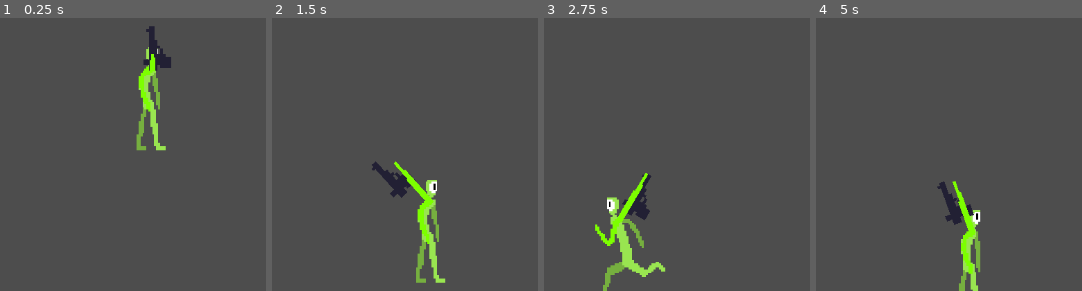
Above: before the commit, frames 1-4 (left to right).
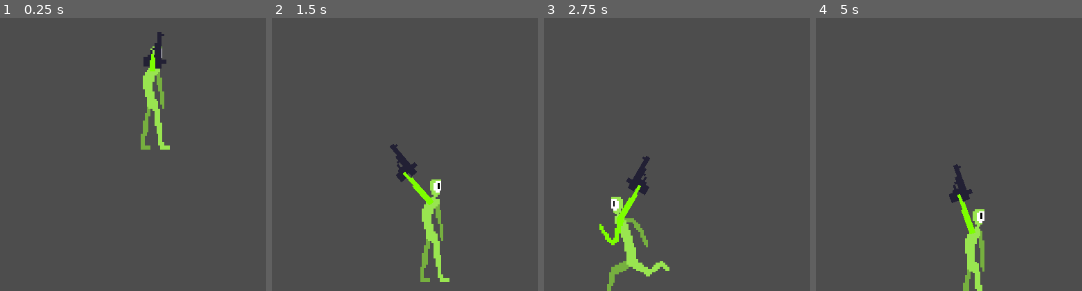
Above: after the commit, the same moments.

Repository: xelaxefensor/Maturitni-prace-Vyvoj-v-hernim-enginu
Game: Godot game, scene res://assets/player/player.tscn
Two runs of this game, one before a commit and one after it. Both use one fixed random seed, a clock stepped at 60 frames per second and the inputs below. This scene is started directly instead of the project's main scene. The engine's default icon, where the game draws it, is replaced by a stand-in: a white triangle on a blue panel in a dark square.
Inputs (mouse positions are in pixels of both pictures, inside the frame that each line leads up to):
- Up to frame 1 (0.25 s): no input
- Up to frame 2 (1.5 s): move the mouse to (outside the picture) at 0.52 s; hold Right (player_right) 0.53-1.25 s; hold Right mouse button (camera_focus) 0.53-1.25 s; click (outside the picture) at 0.67 s; tap W (player_jump) at 0.77 s; drag from (outside the picture) to (383, 157) at 1.27 s
- Up to frame 3 (2.75 s): move the mouse to (outside the picture) at 2.02 s; hold Left (player_left) from 2.03 s (still down); hold Shift (player_run) from 2.03 s (still down)
- Up to frame 4 (5 s): release Left (player_left) at 2.75 s; release Shift (player_run) at 2.75 s; drag from (927, 157) to (outside the picture) at 2.77 s; move the mouse to (outside the picture) at 3.52 s; hold Right (player_right) 3.53-4.25 s; hold Right mouse button (camera_focus) 3.53-4.25 s; tap W (player_jump) at 3.77 s; tap R (reload) at 4.15 s; tap Enter at 4.25 s; drag from (outside the picture) to (outside the picture) at 4.27 s

The runs differ from the first frame. In frame 1, 2.6% of the frame differs, in the area x 51-65%, y 2-49%; in frame 2, 3.4%, in the area x 37-67%, y 46-98%; in frame 3, 3.4%; in frame 4, 2.9%.
Error in both runs: Invalid access to property or key 'connect_client' on a base object of type 'null instance'. (res://scripts/multiplayer_manager.gd:32)

Commit message:
bullets, pistol

Diff:
--- a/slizaci/assets/pistol/bullet/bullet.tscn
+++ b/slizaci/assets/pistol/bullet/bullet.tscn
@@ -9,10 +9,10 @@
 
 [sub_resource type="SceneReplicationConfig" id="SceneReplicationConfig_g18qm"]
 properties/0/path = NodePath(".:replicated_position")
-properties/0/spawn = false
+properties/0/spawn = true
 properties/0/replication_mode = 1
 properties/1/path = NodePath(".:replicated_rotation")
-properties/1/spawn = false
+properties/1/spawn = true
 properties/1/replication_mode = 1
 properties/2/path = NodePath(".:replicated_linear_velocity")
 properties/2/spawn = true
--- a/slizaci/assets/pistol/bullet/projectile.gd
+++ b/slizaci/assets/pistol/bullet/projectile.gd
@@ -3,7 +3,6 @@
 @export var dmg = 10
 @export var start_force:float
 @export var time_to_live = 5.0
-
 
 # these are configured as "Watch" in the MultiplayerSynchronizer
 @export var replicated_position : Vector2
@@ -11,9 +10,12 @@
 @export var replicated_linear_velocity : Vector2
 @export var replicated_angular_velocity : float
 
+
 # Called when the node enters the scene tree for the first time.
 func _ready():
-	position = Vector2(999999999, 999999999999)
+	if not multiplayer.is_server():
+		position = Vector2(9999,9999999)
+
 	apply_central_impulse(Vector2(cos(rotation),sin(rotation))*start_force)
 
 	if multiplayer.is_server():
@@ -31,16 +33,17 @@
   # These shadow copies get synchronized by the MultiplyaerSynchronizer
   # The client copies the synchronized shadow values into the
   # actual physics properties inside integrate_forces
-	if multiplayer.is_server():
-		replicated_position = position
-		replicated_rotation = rotation
-		replicated_linear_velocity = linear_velocity
-		replicated_angular_velocity = angular_velocity
-	else:
-		position = replicated_position
-		rotation = replicated_rotation
-		linear_velocity = replicated_linear_velocity
-		angular_velocity = replicated_angular_velocity
+	if multiplayer.has_multiplayer_peer():
+		if multiplayer.is_server():
+			replicated_position = position
+			replicated_rotation = rotation
+			replicated_linear_velocity = linear_velocity
+			replicated_angular_velocity = angular_velocity
+		else:
+			position = replicated_position
+			rotation = replicated_rotation
+			linear_velocity = replicated_linear_velocity
+			angular_velocity = replicated_angular_velocity
 
 
 func innitialize(position, start_force, rotation, player_id, team_id):
@@ -48,5 +51,8 @@
 	self.start_force = start_force
 	self.rotation = rotation
 
+	replicated_position = position
+	replicated_rotation = rotation
+
 	add_to_group("player_id_"+str(player_id))
 	add_to_group("team_"+str(team_id))
--- a/slizaci/assets/pistol/pistol.tscn
+++ b/slizaci/assets/pistol/pistol.tscn
@@ -1,23 +1,27 @@
-[gd_scene load_steps=3 format=3 uid="uid://bimpwb3wm0kwk"]
+[gd_scene load_steps=4 format=3 uid="uid://bimpwb3wm0kwk"]
 
 [ext_resource type="Script" path="res://assets/pistol/weapon.gd" id="1_hqvrq"]
 [ext_resource type="Texture2D" uid="uid://c7ylws4bri2hk" path="res://assets/pistol/pistol.png" id="1_kjboc"]
+[ext_resource type="Script" path="res://addons/smoothing/smoothing_2d.gd" id="2_qld00"]
 
 [node name="Pistol" type="Node2D" node_paths=PackedStringArray("sprite", "projectile_spawn", "reload_timer")]
 script = ExtResource("1_hqvrq")
-sprite = NodePath("Sprite2D")
+sprite = NodePath("Smoothing2D/Sprite2D")
 projectile_spawn = NodePath("ProjectileSpawn")
 reload_timer = NodePath("ReloadTimer")
 projectile = "\"res://assets/pistol/bullet.tscn\""
 
 [node name="ProjectileSpawn" type="Marker2D" parent="."]
-position = Vector2(53, 0)
-
-[node name="Sprite2D" type="Sprite2D" parent="."]
-position = Vector2(19, -1)
-scale = Vector2(4, 4)
-texture = ExtResource("1_kjboc")
+position = Vector2(42, -10)
 
 [node name="ReloadTimer" type="Timer" parent="."]
 
+[node name="Smoothing2D" type="Node2D" parent="."]
+script = ExtResource("2_qld00")
+
+[node name="Sprite2D" type="Sprite2D" parent="Smoothing2D"]
+position = Vector2(15, -10)
+scale = Vector2(3.34375, 3.34375)
+texture = ExtResource("1_kjboc")
+
 [connection signal="ammo_changed" from="." to="." method="_on_ammo_changed"]
--- a/slizaci/assets/pistol/weapon.gd
+++ b/slizaci/assets/pistol/weapon.gd
@@ -1,6 +1,7 @@
 extends Node2D
 
 @export var player_input:MultiplayerSynchronizer
+@export var player:CharacterBody2D
 
 @export var sprite: Sprite2D
 @export var projectile_spawn: Node2D
@@ -30,6 +31,8 @@
 	player_input.fire_just_pressed.connect(fire)
 	player_input.reload_just_pressed.connect(reload)
 
+	player = get_parent().get_parent()
+
 # Called every frame. 'delta' is the elapsed time since the previous frame.
 func _process(delta):
 	pass
@@ -52,7 +55,7 @@
 		return
 
 	var bullet = preload("res://assets/pistol/bullet/bullet.tscn").instantiate()
-	bullet.innitialize($ProjectileSpawn.global_position, bullet_start_force, rotation, 1, 1)
+	bullet.innitialize($ProjectileSpawn.global_position, bullet_start_force, rotation, player.player_id, $/root/Main/Game.players[player.player_id]["team"])
 	get_node("/root/Main/Game/Projectiles").add_child(bullet, true)
 
 
--- a/slizaci/assets/player/arm/player_arm.gd
+++ b/slizaci/assets/player/arm/player_arm.gd
@@ -19,6 +19,11 @@
 		item_in_hand.global_position = arm_end.global_position
 		item_in_hand.rotation = $"../../InputSynchronizer".mouse_from_centre.angle()
 
+		if item_in_hand.rotation > PI/2 or item_in_hand.rotation < -PI/2:
+			item_in_hand.scale.y = -1
+		else:
+			item_in_hand.scale.y = 1
+
 	%ArmGraphics.set_point_position(0,arm_base.position)
 	%ArmGraphics.set_point_position(1,arm_end.position)
 
--- a/slizaci/assets/player/player.gd
+++ b/slizaci/assets/player/player.gd
@@ -47,7 +47,8 @@
 
 	#set_physics_process(multiplayer.is_server())
 
-	add_to_group("team_"+str($/root/Main/Game.players[player_id]["team"]))
+	if multiplayer.is_server():
+		add_to_group("team_"+str($/root/Main/Game.players[player_id]["team"]))
 
 
 
--- a/slizaci/assets/player/player.tscn
+++ b/slizaci/assets/player/player.tscn
@@ -78,7 +78,7 @@
 
 [node name="Arm" parent="PlayerMouseCentre" node_paths=PackedStringArray("item_in_hand") instance=ExtResource("5_1as08")]
 item_in_hand = NodePath("../../Weapons/Pistol")
-arm_lenght = 80.0
+arm_lenght = 60.0
 
 [node name="Smoothing2D" type="Node2D" parent="."]
 script = ExtResource("5_3vk16")
@@ -86,7 +86,7 @@
 
 [node name="AnimatedSprite2D" type="AnimatedSprite2D" parent="Smoothing2D"]
 unique_name_in_owner = true
-position = Vector2(3, -3)
+position = Vector2(9, -4)
 scale = Vector2(2.802, 2.802)
 sprite_frames = ExtResource("4_vnf4d")
 animation = &"idle"
--- a/slizaci/assets/player/sprites/player_anim.tres
+++ b/slizaci/assets/player/sprites/player_anim.tres
@@ -1,11 +1,11 @@
 [gd_resource type="SpriteFrames" load_steps=11 format=3 uid="uid://cy73tmndqsq8p"]
 
-[ext_resource type="Texture2D" uid="uid://hlq4unl4k75g" path="res://assets/player/sprites/idle/slizak_01_0001.png" id="1_fj1lb"]
-[ext_resource type="Texture2D" uid="uid://d3txhmxchxy5c" path="res://assets/player/sprites/idle/slizak_01_0002.png" id="2_fdt76"]
-[ext_resource type="Texture2D" uid="uid://bc4eq5vm53lny" path="res://assets/player/sprites/idle/slizak_01_0003.png" id="3_y5fkl"]
-[ext_resource type="Texture2D" uid="uid://ch67dfyayycml" path="res://assets/player/sprites/idle/slizak_01_0004.png" id="4_n0t8h"]
-[ext_resource type="Texture2D" uid="uid://c7dfk2rksgfsi" path="res://assets/player/sprites/idle/slizak_01_0005.png" id="5_mi62v"]
-[ext_resource type="Texture2D" uid="uid://ckguryrfvwcbu" path="res://assets/player/sprites/idle/slizak_01_0006.png" id="6_l2u2s"]
+[ext_resource type="Texture2D" uid="uid://dsd1bl3gl8io7" path="res://assets/player/sprites/idle/slizak_01_idle_0001.png" id="1_1ys87"]
+[ext_resource type="Texture2D" uid="uid://h8n7a00a1pif" path="res://assets/player/sprites/idle/slizak_01_idle_0002.png" id="2_xko1t"]
+[ext_resource type="Texture2D" uid="uid://i0w3faxsfewn" path="res://assets/player/sprites/idle/slizak_01_idle_0003.png" id="3_yuuhm"]
+[ext_resource type="Texture2D" uid="uid://ce3frkysvr034" path="res://assets/player/sprites/idle/slizak_01_idle_0004.png" id="4_bk6he"]
+[ext_resource type="Texture2D" uid="uid://bnrx23xqfi64j" path="res://assets/player/sprites/idle/slizak_01_idle_0005.png" id="5_2b8go"]
+[ext_resource type="Texture2D" uid="uid://2qjuxlgraao3" path="res://assets/player/sprites/idle/slizak_01_idle_0006.png" id="6_su1s1"]
 [ext_resource type="Texture2D" uid="uid://cstec7setp53r" path="res://assets/player/sprites/run/slizak_01_run_0001.png" id="7_be3i1"]
 [ext_resource type="Texture2D" uid="uid://ujyfw86dy5y4" path="res://assets/player/sprites/run/slizak_01_run_0002.png" id="8_njhne"]
 [ext_resource type="Texture2D" uid="uid://buhxd047bqxwm" path="res://assets/player/sprites/run/slizak_01_run_0003.png" id="9_ajrhs"]
@@ -15,22 +15,22 @@
 animations = [{
 "frames": [{
 "duration": 1.0,
-"texture": ExtResource("1_fj1lb")
+"texture": ExtResource("1_1ys87")
 }, {
 "duration": 1.0,
-"texture": ExtResource("2_fdt76")
+"texture": ExtResource("2_xko1t")
 }, {
 "duration": 1.0,
-"texture": ExtResource("3_y5fkl")
+"texture": ExtResource("3_yuuhm")
 }, {
 "duration": 1.0,
-"texture": ExtResource("4_n0t8h")
+"texture": ExtResource("4_bk6he")
 }, {
 "duration": 1.0,
-"texture": ExtResource("5_mi62v")
+"texture": ExtResource("5_2b8go")
 }, {
 "duration": 1.0,
-"texture": ExtResource("6_l2u2s")
+"texture": ExtResource("6_su1s1")
 }],
 "loop": true,
 "name": &"idle",
--- a/slizaci/scenes/game.tscn
+++ b/slizaci/scenes/game.tscn
@@ -11,10 +11,10 @@
 properties/1/replication_mode = 2
 properties/2/path = NodePath(".:players")
 properties/2/spawn = true
-properties/2/replication_mode = 1
+properties/2/replication_mode = 2
 properties/3/path = NodePath(".:teams")
 properties/3/spawn = true
-properties/3/replication_mode = 1
+properties/3/replication_mode = 2
 
 [node name="Game" type="Node"]
 script = ExtResource("1_ovdom")
@@ -22,7 +22,7 @@
 [node name="ProjectilesSpawner" type="MultiplayerSpawner" parent="."]
 _spawnable_scenes = PackedStringArray("res://assets/pistol/bullet/bullet.tscn")
 spawn_path = NodePath("../Projectiles")
-spawn_limit = 999
+spawn_limit = 99999
 
 [node name="LevelSpawner" type="MultiplayerSpawner" parent="."]
 _spawnable_scenes = PackedStringArray("res://assets/levels/test_01.tscn")
--- a/slizaci/scripts/game.gd
+++ b/slizaci/scripts/game.gd
@@ -102,6 +102,10 @@
 
 	var del_players = %Players
 	for c in del_players.get_children():
+		c.queue_free()
+
+	var del_projectiles= %Projectiles
+	for c in del_projectiles.get_children():
 		c.queue_free()
 
 	game_ended.emit()
Binary file removed: slizaci/assets/player/sprites/idle/slizak_01_0001.png
Binary file removed: slizaci/assets/player/sprites/idle/slizak_01_0002.png
Binary file removed: slizaci/assets/player/sprites/idle/slizak_01_0003.png
Binary file removed: slizaci/assets/player/sprites/idle/slizak_01_0004.png
Binary file removed: slizaci/assets/player/sprites/idle/slizak_01_0005.png
Binary file removed: slizaci/assets/player/sprites/idle/slizak_01_0006.png
Binary file added: slizaci/assets/player/sprites/idle/slizak_01_idle_0001.png
Not shown, changed: slizaci/assets/player/sprites/idle/slizak_01_idle_0001.png.import
Binary file added: slizaci/assets/player/sprites/idle/slizak_01_idle_0002.png
Not shown, changed: slizaci/assets/player/sprites/idle/slizak_01_idle_0002.png.import
Binary file added: slizaci/assets/player/sprites/idle/slizak_01_idle_0003.png
Not shown, changed: slizaci/assets/player/sprites/idle/slizak_01_idle_0003.png.import
(and 13 more such lines)
